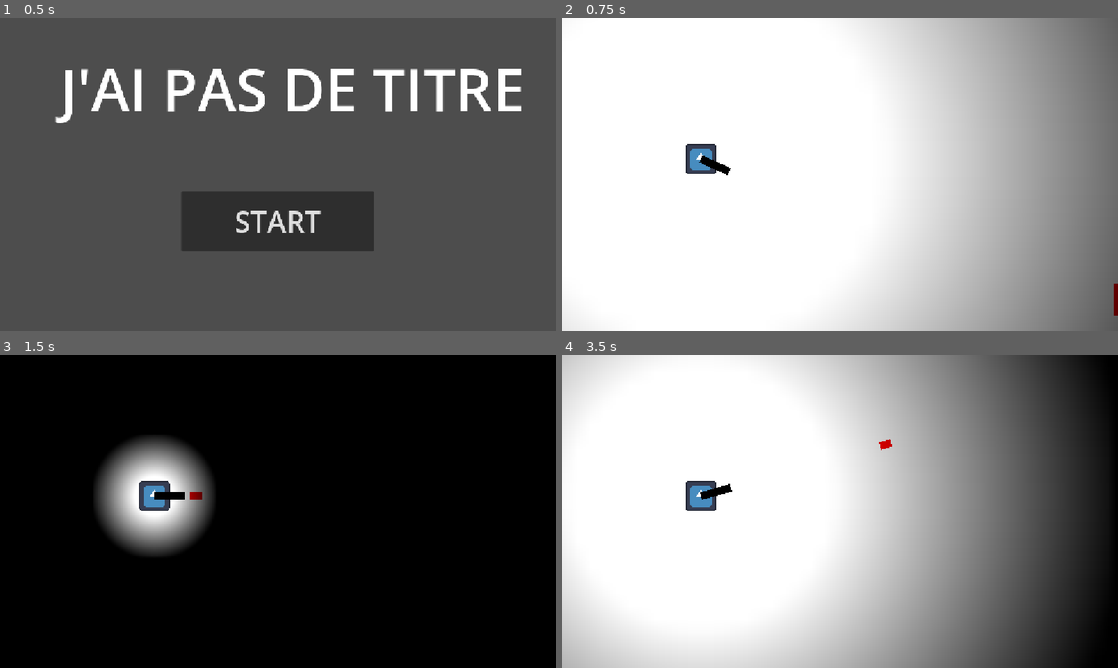
Above: before the commit, frames 1-4 (two rows, left to right).
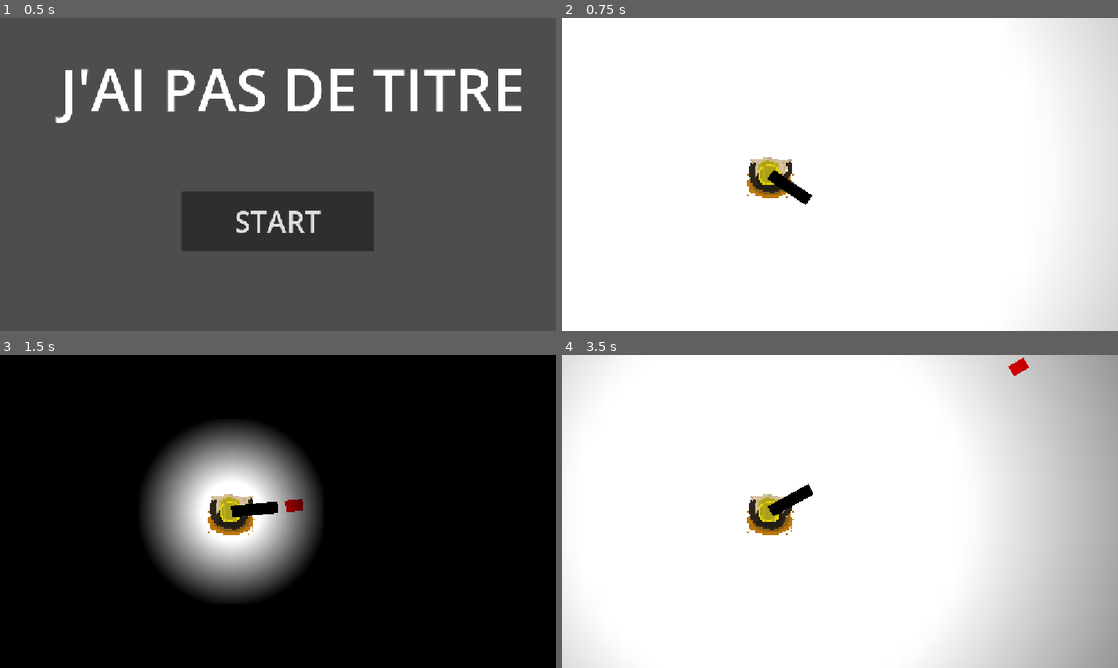
Above: after the commit, the same moments.

Repository: PandaMaki/game-jam-baudo
Game: Godot game, scene res://scenes/UI/main.tscn
The game is run twice, just before and just after one commit, with the same random seed, the same clock (stepped at 60 frames per second) and the same inputs. The engine's default icon, where the game draws it, is replaced by a stand-in: a white triangle on a blue panel in a dark square.
Inputs (mouse positions are in pixels of both pictures, inside the frame that each line leads up to):
- Up to frame 1 (0.5 s): no input
- Up to frame 2 (0.75 s): click "START" at 0.5 s
- Up to frame 3 (1.5 s): tap Enter (ui_accept) at 1.25 s; move the mouse to (400, 495) at 1.27 s; hold D (right) from 1.28 s (still down); tap Space (shoot) at 1.35 s
- Up to frame 4 (3.5 s): tap Enter (ui_accept) at 1.52, 2.27, 2.75 s; move the mouse to (728, 527) at 2.02 s; tap Space (shoot) at 2.1, 2.85 s; move the mouse to (895, 442) at 2.77 s; release D (right) at 2.78 s; hold A (left) from 2.78 s (still down)

Frame 1 is identical in both runs. In frame 2, 41% of the frame differs, in the area x 22-100%, y 0-100%; in frame 3, 16%; in frame 4, 56%, in the area x 0-100%, y 0-100%.

Commit message:
Images Taupes
j'ai mis les sprites de taupes et j'ai changé la taille du zoom de la camera et j'a iscale correctement le animatedspite2d pour l'adapter aux sprites

Diff:
--- a/scenes/player/player.tscn
+++ b/scenes/player/player.tscn
@@ -3,6 +3,8 @@
 [ext_resource type="Texture2D" uid="uid://dppa3j3gu7yam" path="res://icon.svg" id="1_8afob"]
 [ext_resource type="Script" uid="uid://dox3pcis7klqm" path="res://scenes/player/player.gd" id="1_dovo2"]
 [ext_resource type="PackedScene" uid="uid://dwjms81xv30mw" path="res://scenes/pistolet/pistolet.tscn" id="3_gmlin"]
+[ext_resource type="Texture2D" uid="uid://ckddujdh2jwbm" path="res://assets/player tiles/mole on ground/Mole_1_64_x_64.png" id="3_p47bc"]
+[ext_resource type="Texture2D" uid="uid://cluib1hf6lw6e" path="res://assets/player tiles/mole on ground/Taupe1.png" id="4_75vfm"]
 
 [sub_resource type="SpriteFrames" id="SpriteFrames_clr57"]
 animations = [{
@@ -12,6 +14,17 @@
 }],
 "loop": 1,
 "name": &"default",
+"speed": 5.0
+}, {
+"frames": [{
+"duration": 1.0,
+"texture": ExtResource("3_p47bc")
+}, {
+"duration": 1.0,
+"texture": ExtResource("4_75vfm")
+}],
+"loop": 1,
+"name": &"mole_on_ground_searching_path",
 "speed": 5.0
 }]
 
@@ -34,14 +47,15 @@
 metadata/_edit_group_ = true
 
 [node name="AnimatedSprite2D" type="AnimatedSprite2D" parent="." unique_id=783419885]
-scale = Vector2(0.495, 0.495)
 sprite_frames = SubResource("SpriteFrames_clr57")
+animation = &"mole_on_ground_searching_path"
 
 [node name="CollisionShape2D" type="CollisionShape2D" parent="." unique_id=1567083766]
 scale = Vector2(0.99, 0.99)
 shape = SubResource("RectangleShape2D_clr57")
 
 [node name="Camera2D" type="Camera2D" parent="." unique_id=1252639716]
+zoom = Vector2(1.5, 1.5)
 limit_left = -288
 limit_top = -292
 limit_right = 2400
Binary file added: assets/player tiles/mole on ground/Mole_1_64_x_64.png
Not shown, added: assets/player tiles/mole on ground/Mole_1_64_x_64.png.import
Binary file added: assets/player tiles/mole on ground/Taupe1.png
Not shown, added: assets/player tiles/mole on ground/Taupe1.png.import
